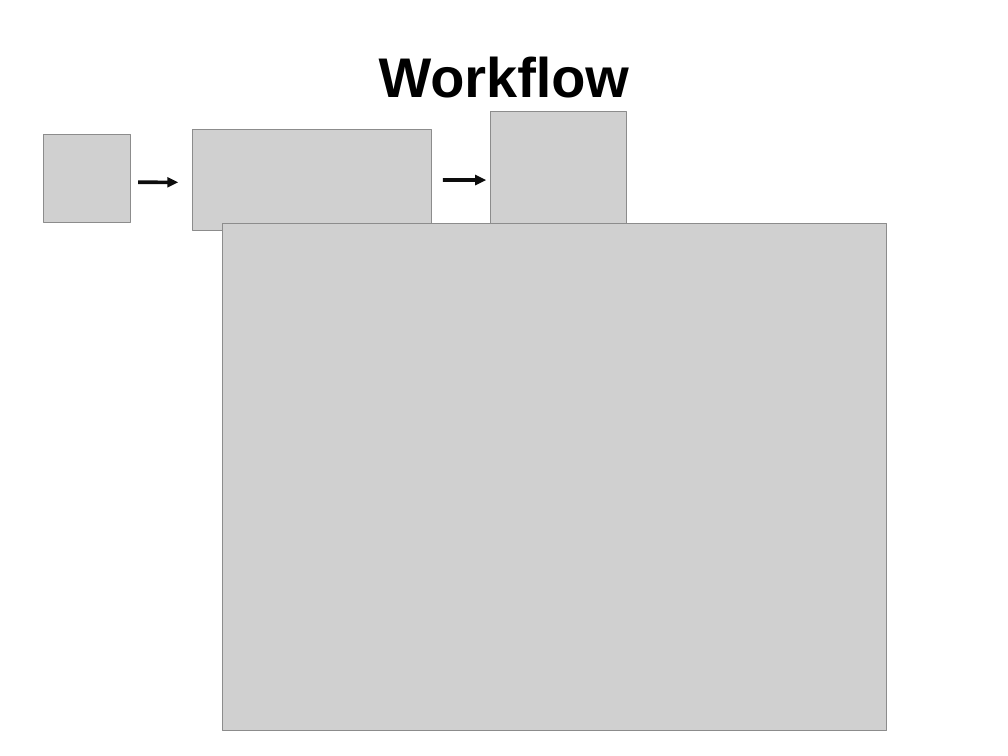
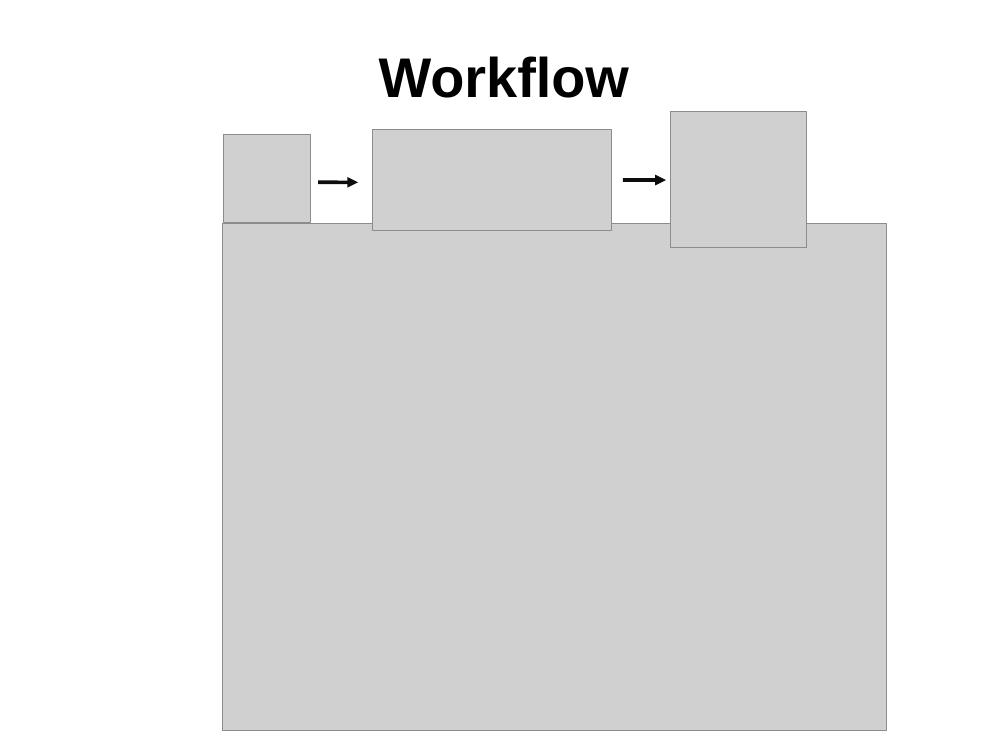
Before and after one commit to banksJeremy/slide-drive, a slide deck: slide 25 of examples/demo.odp. Drawn at 1008x756 pixels with LibreOffice and Linux fonts; fonts in the diff are those of the drawing; grey boxes stand for pictures. Boxes give left, top, right and bottom in pixels: in the first picture for what was removed or moved away, otherwise in the second. Text is boxed around its words. In the diff, an @@ line names an element or a change of style, - is before the commit and + after.

```diff
--- a/examples/demo.odp
+++ b/examples/demo.odp
@@ picture: place and size @@
-picture at [43, 134, 131, 222]
+picture at [670, 112, 806, 247]
@@ picture: place and size @@
-picture at [193, 130, 433, 231]
+picture at [223, 134, 311, 222]
@@ picture: place and size @@
-picture at [491, 112, 627, 247]
+picture at [372, 130, 612, 231]
@@ arrow moved from (443, 180) - (486, 180) to (318, 182) - (359, 182) @@
@@ arrow moved from (138, 182) - (178, 182) to (623, 180) - (666, 180) @@
```
Also in this commit, not shown: 6 other slides changed, 2 slides added, 2 other files.
